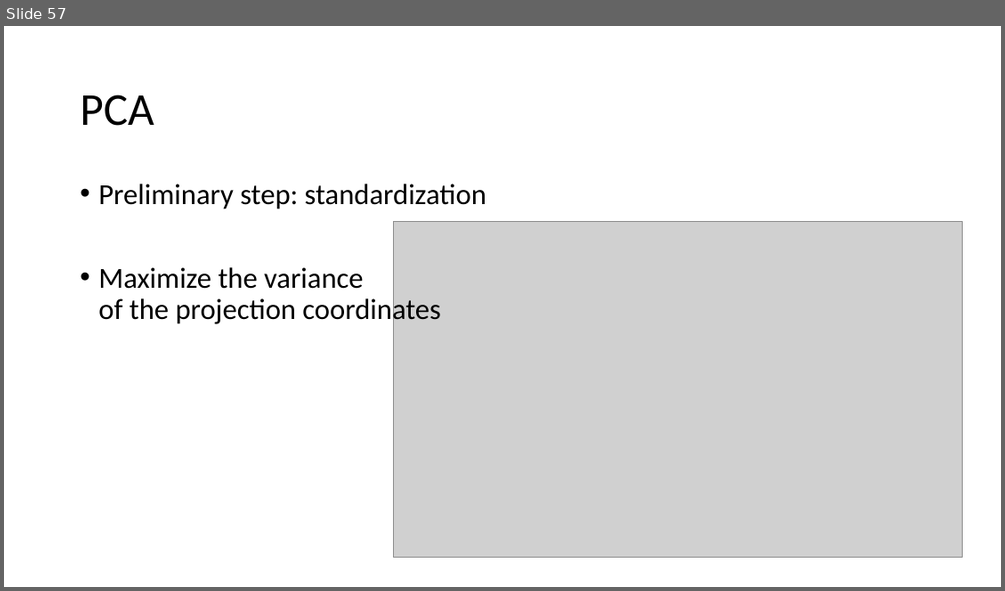
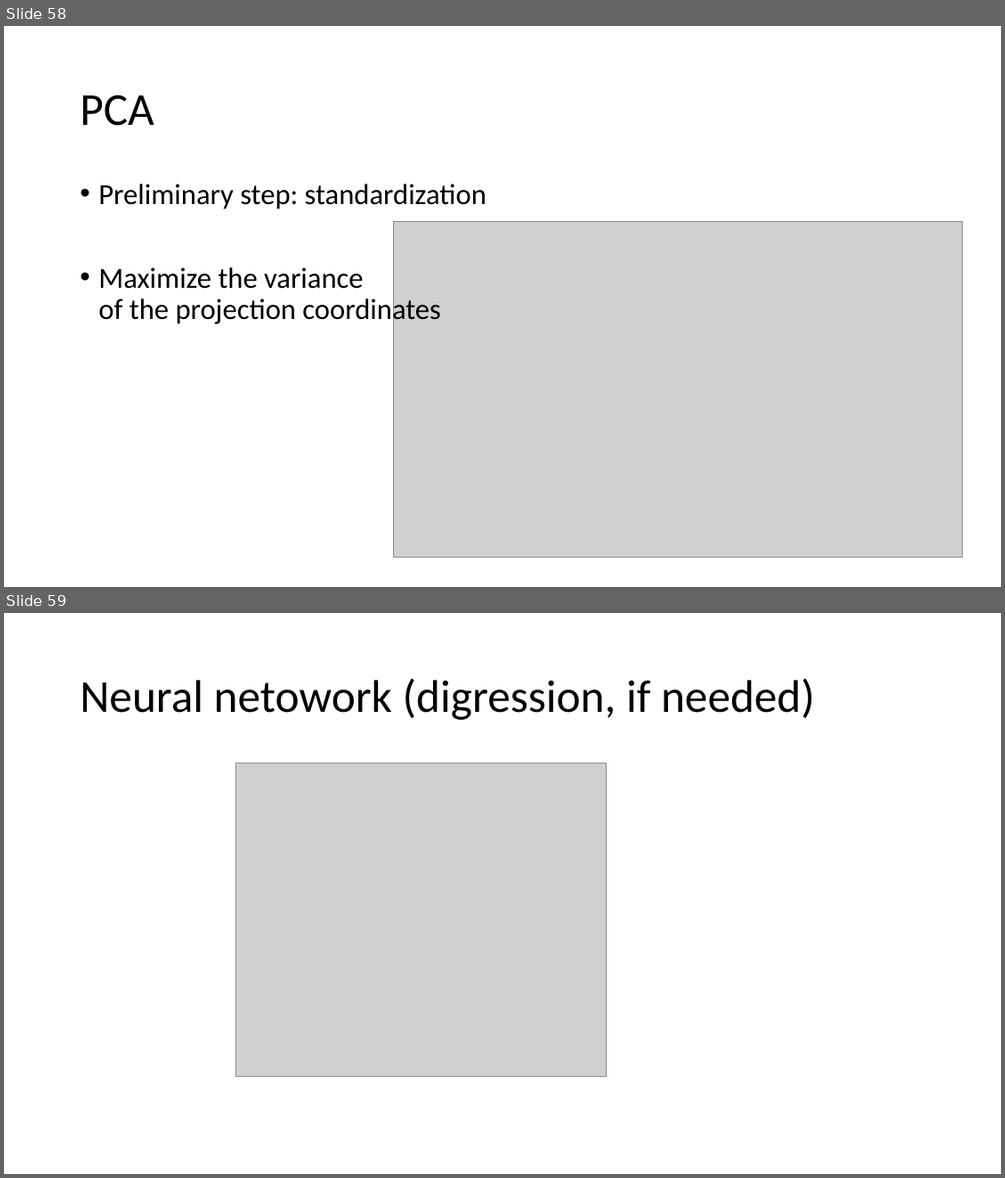
Before and after one commit to FranzGH/IoT_ML, a slide deck: Sklearn-UG.pptx. Shown one above the other, each under a label of ours: slide 57 before the commit, slides 58 and 59 after it. The pictures are 1005x591 and 1005x1178 pixels, drawn with LibreOffice and Linux fonts; fonts in the diff are those of the drawing; grey boxes stand for pictures. Boxes give left, top, right and bottom in pixels: in the first picture for what was removed or moved away, otherwise in the second. Text is boxed around its words. In the diff, an @@ line names an element or a change of style, - is before the commit and + after.

```diff
--- a/Sklearn-UG.pptx
+++ b/Sklearn-UG.pptx
@@ slide 59 added at (4, 613, 1001, 1174), background #FFFFFF @@
@@ title added at (80, 678, 815, 720), 44 pt, text #000000 @@
+Neural netowork (digression, if needed)
@@ picture added at (235, 763, 607, 1076) @@
@@ what was slide 57 is now slide 58 @@
```
Also in this commit, not shown: 1 slide changed, 1 other slide added.
